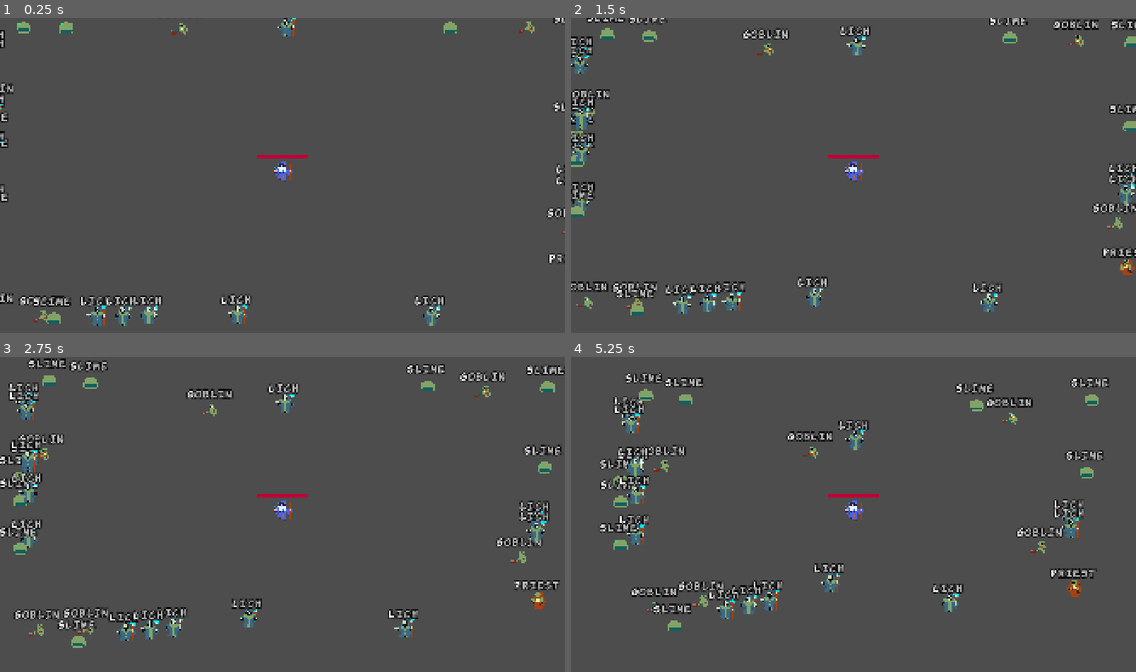
Above: before the commit, frames 1-4 (two rows, left to right).
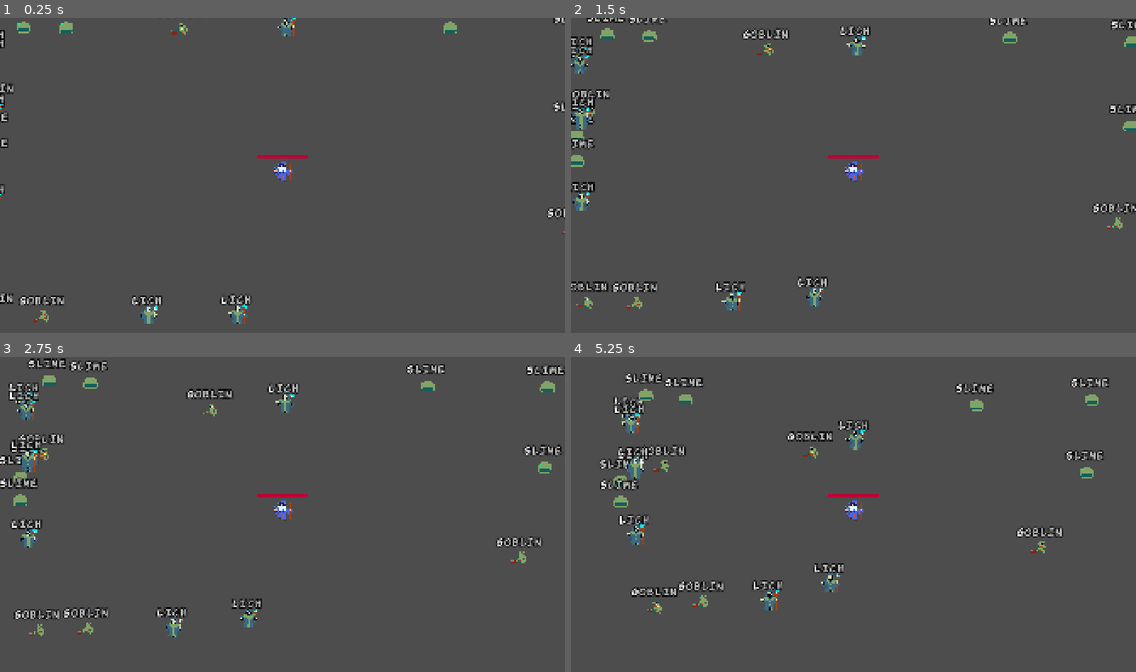
Above: after the commit, the same moments.

Repository: sixrobin/TypingGame
Game: Godot game, scene res://game.tscn
Two runs of this game, one before a commit and one after it. Both use one fixed random seed, a clock stepped at 60 frames per second and the inputs below.
Inputs:
- Up to frame 1 (0.25 s): no input
- Up to frame 2 (1.5 s): tap Enter at 0.5 s
- Up to frame 3 (2.75 s): no input
- Up to frame 4 (5.25 s): no input

The runs differ from the first frame. In frame 1, 1.2% of the frame differs, in the area x 0-100%, y 1-98%; in frame 2, 2.2%; in frame 3, 2.4%; in frame 4, 2.5%, in the area x 5-94%, y 12-87%.

Commit message:
Added spider and random word functionality

Diff:
--- /dev/null
+++ b/TypingGame/prefabs/spider.tscn
@@ -0,0 +1,43 @@
+[gd_scene load_steps=6 format=3 uid="uid://byoiiqgua0jaa"]
+
+[ext_resource type="Script" uid="uid://yanilpgem8m1" path="res://scripts/enemy.gd" id="1_rmig8"]
+[ext_resource type="Script" uid="uid://dvlp4dn3c5y4w" path="res://scripts/shake.gd" id="2_pfl05"]
+[ext_resource type="Texture2D" uid="uid://cv83byyc4cgay" path="res://textures/monsters.png" id="3_5dwkk"]
+[ext_resource type="PackedScene" uid="uid://dmo4cwbu7k01v" path="res://prefabs/typed_text.tscn" id="4_7kcwl"]
+
+[sub_resource type="CircleShape2D" id="CircleShape2D_l1iws"]
+radius = 12.0415945
+
+[node name="Spider" type="Node2D" unique_id=752924517]
+script = ExtResource("1_rmig8")
+text_type = 1
+text = ""
+speed = 250.0
+
+[node name="Shake" type="Node2D" parent="." unique_id=866042900]
+script = ExtResource("2_pfl05")
+
+[node name="Sprite2D" type="Sprite2D" parent="Shake" unique_id=394860351]
+texture_filter = 1
+scale = Vector2(2.2399988, 2.2399988)
+texture = ExtResource("3_5dwkk")
+offset = Vector2(0, -9.655)
+region_enabled = true
+region_rect = Rect2(291.51358, 197.98721, 23.586426, 22.801163)
+
+[node name="TypedText" parent="Shake" unique_id=198717968 instance=ExtResource("4_7kcwl")]
+anchors_preset = 0
+anchor_right = 0.0
+anchor_bottom = 0.0
+offset_left = -8.0
+offset_top = -82.0
+offset_right = 8.0
+offset_bottom = -66.0
+grow_horizontal = 1
+grow_vertical = 1
+
+[node name="Area2D" type="Area2D" parent="." unique_id=2079455721]
+position = Vector2(0, -4)
+
+[node name="CollisionShape2D" type="CollisionShape2D" parent="Area2D" unique_id=489076669]
+shape = SubResource("CircleShape2D_l1iws")
--- a/TypingGame/scripts/enemy.gd
+++ b/TypingGame/scripts/enemy.gd
@@ -2,7 +2,18 @@
 extends Node2D
 
 
+enum TextType
+{
+	DEFAULT_TEXT,
+	RANDOM,
+}
+
+@export_group("Text")
+@export var text_type: TextType = TextType.DEFAULT_TEXT
 @export var text: String = "enemy"
+@export var random_text_size: int = 1
+
+@export_group("Motion")
 @export var speed: float = 50
 
 @onready var typed_text: TypedText = $Shake/TypedText
@@ -38,7 +49,16 @@
 
 
 func _ready() -> void:
-	typed_text.set_text(text)
+	var final_text: String
+	match text_type:
+		TextType.DEFAULT_TEXT:
+			final_text = text
+		TextType.RANDOM:
+			final_text = TypedText.get_random_text(random_text_size)
+		_:
+			final_text = text
+
+	typed_text.set_text(final_text)
 	typed_text.set_letter_typed(func(): shake.shake(8, 0.1))
 	typed_text.set_completed(kill)
 
--- a/TypingGame/scripts/spawner.gd
+++ b/TypingGame/scripts/spawner.gd
@@ -10,6 +10,7 @@
 	preload('res://prefabs/skeleton.tscn'): 2,
 	preload('res://prefabs/slime.tscn'): 4,
 	preload('res://prefabs/demon.tscn') : 0.2,
+	preload('res://prefabs/spider.tscn') : 0.5,
 }
 
 var total_enemies_weight: float = 0
@@ -54,5 +55,5 @@
 		total_enemies_weight += weight
 	print(total_enemies_weight)
 
-	for i in 30:
+	for i in 20:
 		spawn_enemy()
--- a/TypingGame/scripts/typed_text.gd
+++ b/TypingGame/scripts/typed_text.gd
@@ -8,6 +8,14 @@
 var is_complete: bool = false
 var letter_typed: Callable
 var completed: Callable
+
+
+static func get_random_text(_size: int) -> String:
+	var all_letters: String = 'abcdefghijklmnopqrstuvwxyz'
+	var result: String = ''
+	for i in _size:
+		result += all_letters[randi() % len(all_letters)]
+	return result
 
 
 func set_letter_typed(_letter_typed: Callable):
